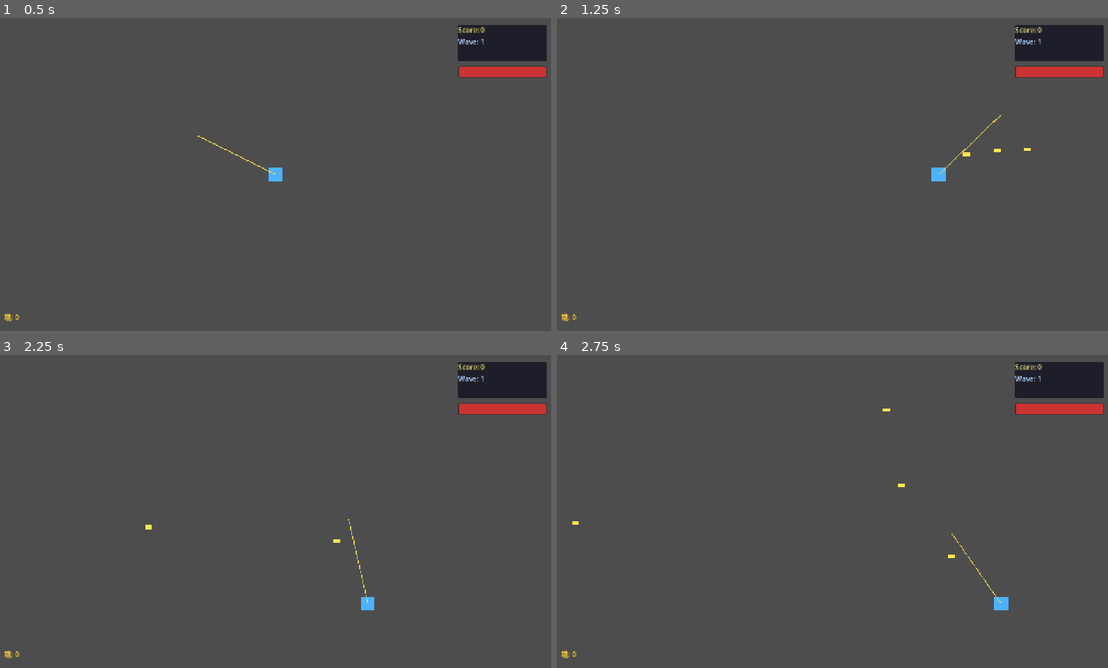
Above: before the commit, frames 1-4 (two rows, left to right).
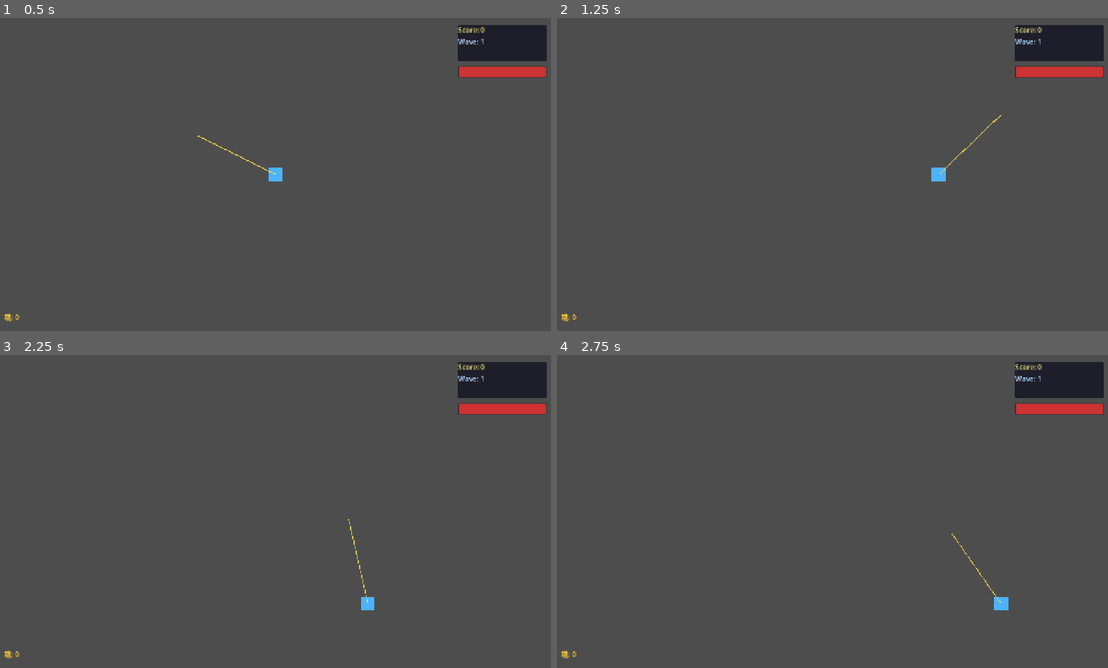
Above: after the commit, the same moments.

Repository: summercard/ShellStorm2
Game: Godot game, scene res://scenes/Main.tscn
The game is run twice, just before and just after one commit, with the same random seed, the same clock (stepped at 60 frames per second) and the same inputs.
Inputs (mouse positions are in pixels of both pictures, inside the frame that each line leads up to):
- Up to frame 1 (0.5 s): no input
- Up to frame 2 (1.25 s): tap Enter at 0.5 s; move the mouse to (953, 158) at 0.52 s; press the mouse at (953, 158) at 0.53 s; hold D (move_right) from 0.53 s (still down)
- Up to frame 3 (2.25 s): move the mouse to (165, 527) at 1.27 s; release D (move_right) at 1.28 s; release the mouse at (165, 527) at 1.28 s; hold S (move_down) 1.28-2.03 s; tap Shift (dash) at 1.35 s; click (165, 527) at 1.55 s; move the mouse to (330, 442) at 2.02 s; press the mouse at (330, 442) at 2.03 s; hold D (move_right) from 2.03 s (still down)
- Up to frame 4 (2.75 s): keep holding D (move_right)

Frame 1 is identical in both runs. In frame 2, less than 0.1% of the frame differs, in the area x 73-86%, y 41-45%; in frame 3, less than 0.1%; in frame 4, less than 0.1%, in the area x 2-73%, y 17-65%.
Error after the commit: Parse Error: Identifier "global_position" not declared in the current scope. (res://src/weapons/WeaponAssemblyTree.gd:145)

Commit message:
Phase 4 T03: 卡片效果执行与装配树集成
- 新增 FateCardGameBridge.gd (autoload): 全局管理命运卡片应用
- 新增 FateCardUIController.gd: Tab 键唤起卡片选择 UI
- Player.gd: 新增 weapon_tree (WeaponAssemblyTree) 初始化
- WeaponController.gd: 改用 weapon_tree.fire_from() 射击
- Main.gd: 玩家生成后自动弹出初始选卡界面

玩家现在可以在游戏开始时选择一张命运卡片，卡片效果会自动应用到武器装配树。

Diff:
--- a/scenes/Main.gd
+++ b/scenes/Main.gd
@@ -9,6 +9,9 @@
 @onready var score_label: Label = $UI/TopRightPanel/VBox/ScoreLabel
 @onready var wave_label: Label = $UI/TopRightPanel/VBox/WaveLabel
 @onready var currency_label: Label = $UI/CurrencyLabel
+
+# 命运卡片选择 UI（由 T03 添加）
+@onready var fate_card_ui: Control = $FateCardUIController
 
 var player: Node2D
 var enemy_scene: PackedScene = preload("res://scenes/Enemy.tscn")
@@ -28,6 +31,11 @@
 	hp_bar.value = GameManager.current_hp
 	_update_ui()
 
+	# Phase 4 T03: 玩家生成后显示命运卡片选择界面
+	# 延迟一帧确保 Player 节点完全初始化
+	await get_tree().process_frame
+	_show_initial_card_selection()
+
 func _process(delta: float) -> void:
 	spawn_timer += delta
 	if spawn_timer >= spawn_interval:
@@ -41,6 +49,14 @@
 	player = player_scene.instantiate()
 	player.global_position = player_spawn.global_position
 	add_child(player)
+
+## Phase 4 T03: 初始命运卡片选择
+func _show_initial_card_selection() -> void:
+	# 等待 FateCardGameBridge 连接到玩家 weapon_tree
+	await get_tree().create_timer(0.2).timeout
+
+	if fate_card_ui and fate_card_ui.has_method("show_card_selection"):
+		fate_card_ui.show_card_selection()
 
 func _spawn_enemies() -> void:
 	var count = randi() % 3 + 1
--- /dev/null
+++ b/src/game/FateCardGameBridge.gd
@@ -0,0 +1,72 @@
+extends Node
+class_name FateCardGameBridge
+
+# FateCardGameBridge.gd — 命运卡片游戏桥接器
+# Autoload 单例，全局管理命运卡片的实际应用
+# 串联 FateCard 系统与 WeaponAssemblyTree 系统
+
+## 信号
+signal card_applied(card: FateCard, success: bool, message: String)
+signal card_list_changed()
+
+## 玩家已应用的卡片列表
+var applied_cards: Array[FateCard] = []
+
+## 玩家武器装配树（由 Player 初始化后注入）
+var _player_weapon_tree: WeaponAssemblyTree = null
+
+func _ready() -> void:
+	# 等待 Player 节点准备就绪后再获取 weapon_tree
+	await get_tree().create_timer(0.1).timeout
+	_connect_to_player()
+
+func _connect_to_player() -> void:
+	# 延迟获取玩家节点，避免时序问题
+	var player = get_tree().get_first_node_in_group("player")
+	if player and player.has_method("get_weapon_tree"):
+		_player_weapon_tree = player.get_weapon_tree()
+		_player_weapon_tree.tree_changed.connect(_on_tree_changed)
+
+## 应用一张命运卡片
+func apply_card(card: FateCard) -> FateCardExecutor.ApplyResult:
+	if card == null:
+		var result := FateCardExecutor.ApplyResult.new()
+		result.success = false
+		result.message = "Card is null"
+		return result
+
+	if _player_weapon_tree == null:
+		var result := FateCardExecutor.ApplyResult.new()
+		result.success = false
+		result.message = "Player weapon tree not initialized"
+		return result
+
+	var result := FateCardExecutor.apply_card(card, _player_weapon_tree)
+
+	if result.success:
+		applied_cards.append(card)
+		card_applied.emit(card, true, result.message)
+		card_list_changed.emit()
+	else:
+		card_applied.emit(card, false, result.message)
+
+	return result
+
+## 获取玩家的武器装配树
+func get_weapon_tree() -> WeaponAssemblyTree:
+	return _player_weapon_tree
+
+## 获取当前已应用的卡片数量
+func get_card_count() -> int:
+	return applied_cards.size()
+
+## 获取所有已应用的卡片
+func get_cards() -> Array[FateCard]:
+	return applied_cards.duplicate()
+
+func _on_tree_changed() -> void:
+	# 装配树变化时可以触发对应的 UI 更新
+	pass
+
+func _to_string() -> String:
+	return "[FateCardGameBridge: cards=%d]" % applied_cards.size()
--- a/src/player/Player.gd
+++ b/src/player/Player.gd
@@ -21,9 +21,25 @@
 @onready var weapon_anchor: Marker2D = $WeaponAnchor
 @onready var invincible_timer: Timer = $InvincibleTimer
 
+## 玩家武器装配树（由命运卡片系统使用）
+var weapon_tree: WeaponAssemblyTree
+
 func _ready() -> void:
 	current_hp = max_hp
 	hp_changed.connect(_on_hp_changed)
+
+	# 初始化武器装配树
+	weapon_tree = WeaponAssemblyTree.new()
+	var root_gun := AssemblyNode.new(AssemblyNode.NodeType.GUN_BODY, "默认豌豆手枪")
+	root_gun.set_base_stats({
+		"damage": 10,
+		"fire_rate": 4.0,
+		"bullet_count": 1,
+		"spread": 0.0,
+		"reload_time": 2.0,
+		"magazine_size": 12,
+	})
+	weapon_tree.set_root(root_gun)
 
 func _physics_process(delta: float) -> void:
 	_handle_movement(delta)
@@ -102,3 +118,7 @@
 
 func set_aim_direction(dir: Vector2) -> void:
 	aim_direction = dir.normalized()
+
+## 获取玩家的武器装配树（供 FateCardGameBridge 使用）
+func get_weapon_tree() -> WeaponAssemblyTree:
+	return weapon_tree
--- /dev/null
+++ b/src/ui/FateCardUIController.gd
@@ -0,0 +1,98 @@
+extends Control
+
+# FateCardUIController.gd — 命运卡片选择 UI 控制器
+# 管理卡片选择界面的显示/隐藏、卡片列表、选中逻辑
+
+## 引用
+@onready var card_container: HBoxContainer = $CardPanel/VBox/CardsContainer
+@onready var card_panel: Panel = $CardPanel
+@onready var instruction_label: Label = $CardPanel/VBox/InstructionLabel
+
+## 预制卡片样式（用于动态创建卡片按钮）
+const CARD_SCENE = preload("res://scenes/FateCardButton.tscn")
+
+## 当前显示的卡片选项
+var current_options: Array[FateCard] = []
+
+## 是否正在显示选卡界面
+var is_visible: bool = false
+
+func _ready() -> void:
+	# 初始隐藏卡片选择界面
+	card_panel.hide()
+	# 连接快捷键（Tab 键切换选卡 UI）
+
+func _input(event: InputEvent) -> void:
+	# 按 Tab 键切换显示/隐藏（游戏中可重新选卡）
+	if event.is_action_pressed("ui_tab") and not is_visible:
+		show_card_selection()
+	elif event.is_action_pressed("ui_cancel") and is_visible:
+		hide_card_selection()
+
+## 显示卡片选择界面（从预设中随机抽 3 张）
+func show_card_selection() -> void:
+	if is_visible:
+		return
+
+	# 清空旧选项
+	current_options.clear()
+	for child in card_container.get_children():
+		child.queue_free()
+
+	# 从预设中随机抽取 3 张
+	var all_cards = FateCardPresets.all_presets()
+	all_cards.shuffle()
+	current_options = all_cards.slice(0, 3)
+
+	# 创建卡片按钮
+	for card in current_options:
+		var btn = _create_card_button(card)
+		card_container.add_child(btn)
+
+	card_panel.show()
+	is_visible = true
+	get_tree().paused = true
+
+## 隐藏卡片选择界面
+func hide_card_selection() -> void:
+	card_panel.hide()
+	is_visible = false
+	get_tree().paused = false
+
+## 创建一张卡片按钮
+func _create_card_button(card: FateCard) -> Button:
+	var btn := Button.new()
+
+	# 设置按钮文本（卡片名 + 品质 + 类型）
+	var rarity_color = FateCard.rarity_color(card.card_rarity)
+	var color_hex = "#%02X%02X%02X" % [int(rarity_color.r * 255), int(rarity_color.g * 255), int(rarity_color.b * 255)]
+
+	btn.text = "[%s] %s\n%s\n%s" % [
+		FateCard.rarity_name(card.card_rarity),
+		card.card_name,
+		FateCard.type_name(card.card_type),
+		card.description
+	]
+	btn.custom_minimum_size = Vector2(180, 100)
+	btn.tooltip_text = card.description
+
+	# 绑定点击事件
+	btn.pressed.connect(_on_card_selected.bind(card))
+
+	return btn
+
+## 玩家选中了一张卡片
+func _on_card_selected(card: FateCard) -> void:
+	# 通过 FateCardGameBridge 应用卡片
+	var result = FateCardGameBridge.apply_card(card)
+
+	if result.success:
+		print("[FateCardUI] 应用卡片成功: %s — %s" % [card.card_name, result.message])
+	else:
+		print("[FateCardUI] 应用卡片失败: %s — %s" % [card.card_name, result.message])
+
+	hide_card_selection()
+
+## 获取当前选项（用于调试）
+func get_current_options() -> Array[FateCard]:
+	return current_options.duplicate()
--- a/src/weapon/WeaponController.gd
+++ b/src/weapon/WeaponController.gd
@@ -2,41 +2,42 @@
 class_name WeaponController
 
 # WeaponController.gd — 武器射击控制
-# 挂载在 Player 下，接收输入并调用 WeaponCore 射击
-# T02: 重构使用 WeaponCore.fire_from(muzzle_pos, dir) 接口
-
-@export var weapon_core: Node2D = null
+# 挂载在 Player 下，接收输入并调用 WeaponAssemblyTree 射击
+# T03: 重构使用 WeaponAssemblyTree.fire_from(muzzle_pos, dir) 接口
 
 @onready var player: CharacterBody2D = get_parent()
 
+## 武器装配树引用（从 Player 获取）
+var weapon_tree: WeaponAssemblyTree = null
+
+## 本地冷却计时器（委托给 weapon_tree.tick 更新）
 var fire_cooldown: float = 0.0
-var fire_rate: float = 4.0  # 默认每秒4发
 
 func _ready() -> void:
-	# 找到 WeaponCore
-	if not weapon_core:
-		weapon_core = get_node_or_null("../../../weapons/WeaponCore")
-	if weapon_core and weapon_core.has_method("get_fire_rate"):
-		fire_rate = weapon_core.get_fire_rate()
+	# 从 Player 获取 weapon_tree
+	if player and player.has_method("get_weapon_tree"):
+		weapon_tree = player.get_weapon_tree()
 
 func _process(delta: float) -> void:
-	if fire_cooldown > 0:
-		fire_cooldown -= delta
+	# 更新 weapon_tree 的冷却（内部会处理 _fire_cooldown）
+	if weapon_tree:
+		weapon_tree.tick(delta)
 
-	if Input.is_action_pressed("shoot") and fire_cooldown <= 0:
-		fire()
+	# 检查射击输入
+	if Input.is_action_pressed("shoot"):
+		# WeaponAssemblyTree 内部已处理自己的冷却
+		if weapon_tree and weapon_tree._fire_cooldown <= 0:
+			fire()
 
 func fire() -> void:
-	# 使用 WeaponCore.fire_from() 从枪口位置发射
+	# 从枪口位置发射
 	var aim_dir = player.get_aim_direction() if player.has_method("get_aim_direction") else Vector2.RIGHT
 	var muzzle_pos = player.global_position + aim_dir * 35.0
 
-	fire_cooldown = 1.0 / fire_rate
-
-	if weapon_core and weapon_core.has_method("fire_from"):
-		weapon_core.fire_from(muzzle_pos, aim_dir)
+	if weapon_tree:
+		weapon_tree.fire_from(muzzle_pos, aim_dir)
 	else:
-		# Fallback: 旧版直接发射（无 WeaponCore 时）
+		# Fallback: 无装配树时直接生成子弹（不应该发生）
 		_spawn_bullet_fallback(muzzle_pos, aim_dir)
 
 func _spawn_bullet_fallback(muzzle_pos: Vector2, direction: Vector2) -> void:
@@ -46,4 +47,6 @@
 	get_tree().root.add_child(bullet)
 
 func get_fire_rate() -> float:
-	return fire_rate
+	if weapon_tree:
+		return weapon_tree.fire_rate
+	return 4.0
